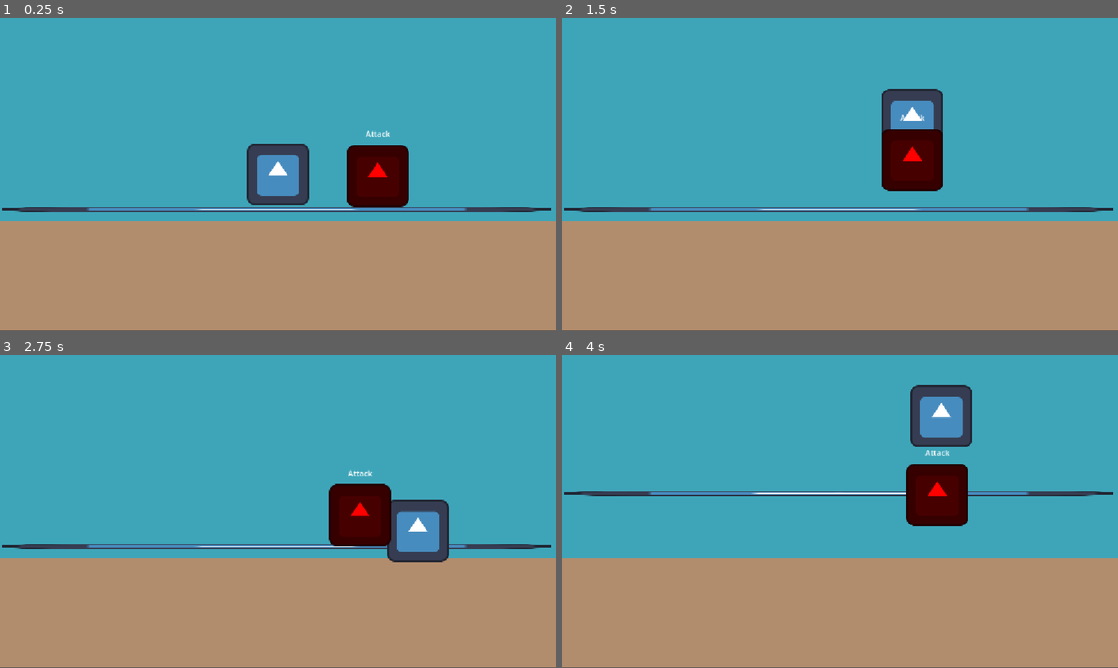
Above: before the commit, frames 1-4 (two rows, left to right).
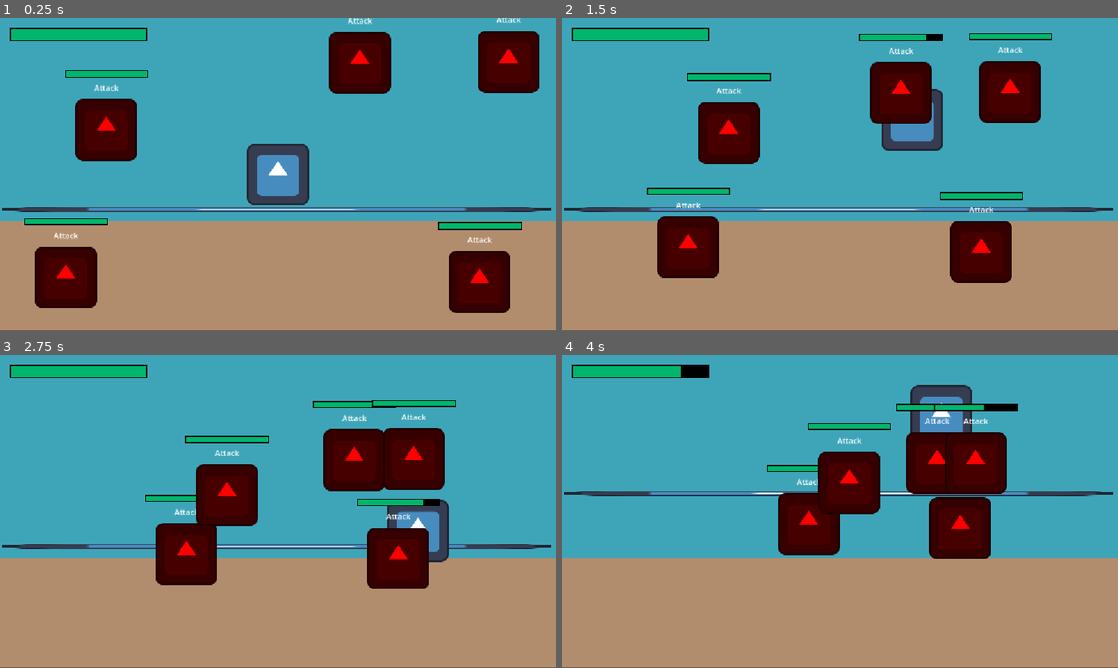
Above: after the commit, the same moments.

Repository: zhang-edward/shrimp-beat-em-up
Game: Godot game, scene res://scenes/Game.tscn
The game is run twice, just before and just after one commit, with the same random seed, the same clock (stepped at 60 frames per second) and the same inputs. The engine's default icon, where the game draws it, is replaced by a stand-in: a white triangle on a blue panel in a dark square.
Inputs:
- Up to frame 1 (0.25 s): no input
- Up to frame 2 (1.5 s): hold Right (move_right) 0.53-1.28 s; tap F (attack, bound only after the commit) at 0.6, 1.35 s; tap Space (jump) at 0.77 s; hold Down (move_down) from 1.28 s (still down)
- Up to frame 3 (2.75 s): tap Space (jump) at 1.52 s; release Down (move_down) at 2.03 s; hold Right (move_right) from 2.03 s (still down); tap F (attack, bound only after the commit) at 2.1 s
- Up to frame 4 (4 s): release Right (move_right) at 2.78 s; hold Up (move_up) 2.78-3.53 s; tap F (attack, bound only after the commit) at 2.85, 3.6 s; tap Space (jump) at 3.02, 3.77 s; hold Left (move_left) from 3.53 s (still down)

The runs differ from the first frame. In frame 1, 16% of the frame differs, in the area x 1-97%, y 0-95%; in frame 2, 16%, in the area x 1-89%, y 3-85%; in frame 3, 15%; in frame 4, 11%.

Commit message:
added hitboxes for player and enemy attacks, basic health

Diff:
--- a/prefab/Enemy.tscn
+++ b/prefab/Enemy.tscn
@@ -6,9 +6,32 @@
 [ext_resource type="Script" uid="uid://bpe5ra7nyt4xn" path="res://scripts/states/AttackState.gd" id="3_mx2wg"]
 [ext_resource type="Script" uid="uid://duq3i13njmcii" path="res://scripts/states/WanderState.gd" id="4_7mgug"]
 [ext_resource type="Script" uid="uid://do8t1vj4ygsrh" path="res://scripts/fsm/DebugStateMachineLabel.gd" id="5_y7302"]
+[ext_resource type="StyleBox" uid="uid://tu5xpycc3rfh" path="res://prefab/styles/healthbar_bg.tres" id="7_jca2b"]
+[ext_resource type="StyleBox" uid="uid://bpb3vlcuriyr1" path="res://prefab/styles/healthbar_fill.tres" id="8_2y5xi"]
+
+[sub_resource type="RectangleShape2D" id="RectangleShape2D_6pmnr"]
+size = Vector2(128, 130)
 
 [node name="Enemy" type="CharacterBody2D" unique_id=1600955621]
+collision_layer = 2
+collision_mask = 0
 script = ExtResource("1_f08wl")
+
+[node name="Healthbar" type="ProgressBar" parent="." unique_id=347754481]
+anchors_preset = 5
+anchor_left = 0.5
+anchor_right = 0.5
+offset_left = -86.0
+offset_top = -123.0
+offset_right = 87.0
+offset_bottom = -108.0
+grow_horizontal = 2
+theme_override_styles/background = ExtResource("7_jca2b")
+theme_override_styles/fill = ExtResource("8_2y5xi")
+max_value = 50.0
+step = 1.0
+value = 50.0
+show_percentage = false
 
 [node name="Sprite2D" type="Sprite2D" parent="." unique_id=172443480]
 modulate = Color(1, 0, 0, 1)
@@ -41,3 +64,6 @@
 vertical_alignment = 1
 script = ExtResource("5_y7302")
 state_machine = NodePath("../StateMachine")
+
+[node name="CollisionShape2D" type="CollisionShape2D" parent="." unique_id=600665596]
+shape = SubResource("RectangleShape2D_6pmnr")
--- a/prefab/Ground.tscn
+++ b/prefab/Ground.tscn
@@ -6,10 +6,7 @@
 [sub_resource type="RectangleShape2D" id="RectangleShape2D_6pmnr"]
 size = Vector2(1139, 9)
 
-[node name="Ground" type="RigidBody2D" unique_id=1608475129]
-gravity_scale = 0.0
-contact_monitor = true
-max_contacts_reported = 1
+[node name="Ground" type="StaticBody2D" unique_id=820026517]
 script = ExtResource("1_k8l07")
 
 [node name="Sprite2D" type="Sprite2D" parent="." unique_id=2004670729]
--- /dev/null
+++ b/prefab/Hitbox.tscn
@@ -0,0 +1,11 @@
+[gd_scene format=3 uid="uid://y3mvpybu4glb"]
+
+[ext_resource type="Script" uid="uid://bi8bgy16nm2yt" path="res://scripts/Hitbox.gd" id="1_i3oj0"]
+
+[node name="Hitbox" type="Area2D" unique_id=1509281958]
+collision_layer = 4
+collision_mask = 3
+script = ExtResource("1_i3oj0")
+
+[node name="CollisionShape2D" type="CollisionShape2D" parent="." unique_id=1233113406]
+debug_color = Color(0.9956812, 0, 0.20904374, 0.41960785)
--- /dev/null
+++ b/prefab/styles/healthbar_bg.tres
@@ -0,0 +1,4 @@
+[gd_resource type="StyleBoxFlat" format=3 uid="uid://tu5xpycc3rfh"]
+
+[resource]
+bg_color = Color(0, 0, 0, 1)
--- /dev/null
+++ b/prefab/styles/healthbar_fill.tres
@@ -0,0 +1,9 @@
+[gd_resource type="StyleBoxFlat" format=3 uid="uid://bpb3vlcuriyr1"]
+
+[resource]
+bg_color = Color(0, 0.7144062, 0.4229535, 1)
+border_width_left = 2
+border_width_top = 2
+border_width_right = 2
+border_width_bottom = 2
+border_color = Color(0, 0, 0, 1)
--- a/project.godot
+++ b/project.godot
@@ -51,6 +51,11 @@
 "events": [Object(InputEventKey,"resource_local_to_scene":false,"resource_name":"","device":-1,"window_id":0,"alt_press …(191 unchanged characters)…
 ]
 }
+attack={
+"deadzone": 0.2,
+"events": [Object(InputEventKey,"resource_local_to_scene":false,"resource_name":"","device":-1,"window_id":0,"alt_pressed":false,"shift_pressed":false,"ctrl_pressed":false,"meta_pressed":false,"pressed":false,"keycode":0,"physical_keycode":70,"key_label":0,"unicode":102,"location":0,"echo":false,"script":null)
+]
+}
 
 [physics]
 
--- a/scenes/Game.tscn
+++ b/scenes/Game.tscn
@@ -2,12 +2,27 @@
 
 [ext_resource type="Script" uid="uid://bq5fj1twsn5vc" path="res://scripts/Game.gd" id="1_ibkli"]
 [ext_resource type="PackedScene" uid="uid://u157y7k8bimf" path="res://prefab/Ground.tscn" id="2_cpr0p"]
+[ext_resource type="StyleBox" uid="uid://tu5xpycc3rfh" path="res://prefab/styles/healthbar_bg.tres" id="2_kiw3p"]
 [ext_resource type="PackedScene" uid="uid://cyj1qui0kg5gk" path="res://prefab/Player.tscn" id="2_qbsmt"]
+[ext_resource type="StyleBox" uid="uid://bpb3vlcuriyr1" path="res://prefab/styles/healthbar_fill.tres" id="3_400sg"]
 [ext_resource type="PackedScene" uid="uid://s4vk1a005tvq" path="res://prefab/Enemy.tscn" id="4_78awf"]
 [ext_resource type="Script" uid="uid://d3ewt73qfqtdc" path="res://scenes/EnemyManager.gd" id="5_s0nni"]
 
 [node name="Game" type="Node2D" unique_id=67653856]
 script = ExtResource("1_ibkli")
+
+[node name="CanvasLayer" type="CanvasLayer" parent="." unique_id=1452419952]
+
+[node name="Healthbar" type="ProgressBar" parent="CanvasLayer" unique_id=1146778923]
+offset_left = 20.0
+offset_top = 20.0
+offset_right = 304.0
+offset_bottom = 47.0
+theme_override_styles/background = ExtResource("2_kiw3p")
+theme_override_styles/fill = ExtResource("3_400sg")
+step = 1.0
+value = 100.0
+show_percentage = false
 
 [node name="BG" type="Node2D" parent="." unique_id=1544554596]
 
@@ -27,11 +42,28 @@
 
 [node name="Ground" parent="." unique_id=1608475129 instance=ExtResource("2_cpr0p")]
 
-[node name="Player" parent="." unique_id=1699568361 node_paths=PackedStringArray("ground_ref") instance=ExtResource("2_qbsmt")]
+[node name="Player" parent="." unique_id=1699568361 node_paths=PackedStringArray("healthbar", "ground_ref") instance=ExtResource("2_qbsmt")]
+healthbar = NodePath("../CanvasLayer/Healthbar")
 ground_ref = NodePath("../Ground")
 
 [node name="Enemy" parent="." unique_id=1600955621 node_paths=PackedStringArray("playerRef") instance=ExtResource("4_78awf")]
-position = Vector2(230, 3)
+position = Vector2(441, 234)
+playerRef = NodePath("../Player")
+
+[node name="Enemy2" parent="." unique_id=174174259 node_paths=PackedStringArray("playerRef") instance=ExtResource("4_78awf")]
+position = Vector2(193, -243)
+playerRef = NodePath("../Player")
+
+[node name="Enemy3" parent="." unique_id=385568390 node_paths=PackedStringArray("playerRef") instance=ExtResource("4_78awf")]
+position = Vector2(-463, 225)
+playerRef = NodePath("../Player")
+
+[node name="Enemy4" parent="." unique_id=1204473853 node_paths=PackedStringArray("playerRef") instance=ExtResource("4_78awf")]
+position = Vector2(501, -245)
+playerRef = NodePath("../Player")
+
+[node name="Enemy5" parent="." unique_id=1701584890 node_paths=PackedStringArray("playerRef") instance=ExtResource("4_78awf")]
+position = Vector2(-379, -104)
 playerRef = NodePath("../Player")
 
 [node name="Camera2D" type="Camera2D" parent="." unique_id=983189321]
--- a/scripts/Enemy.gd
+++ b/scripts/Enemy.gd
@@ -2,8 +2,10 @@
 extends CharacterBody2D
 
 @export var move_speed := 100.0
+@export var playerRef: Player
+@onready var sprite = $Sprite2D
+@onready var healthbar: ProgressBar = $Healthbar
 
-@export var playerRef: Player
 var gravity = ProjectSettings.get_setting("physics/2d/default_gravity")
 var absolute_velocity := Vector2.ZERO
 
@@ -16,3 +18,8 @@
 func _physics_process(delta: float) -> void:
 	velocity = MovementUtils.scale_velocity(absolute_velocity)
 	move_and_slide()
+
+func damage(amount: int):
+	healthbar.value -= amount
+	if healthbar.value == 0:
+		queue_free()
--- a/scripts/Ground.gd
+++ b/scripts/Ground.gd
@@ -1,5 +1,5 @@
 class_name Ground
-extends RigidBody2D
+extends StaticBody2D
 
 @onready var collision_shape = $CollisionShape2D as CollisionShape2D
 
--- /dev/null
+++ b/scripts/Hitbox.gd
@@ -0,0 +1,39 @@
+class_name Hitbox
+extends Area2D
+
+enum CollideableTypes {Player, Enemy}
+
+var _life_timer := 0.5;
+# Dictionary used as hash set, with dummy values (true) for each key
+var _collision_exceptions := {}
+var _collide_with: CollideableTypes = CollideableTypes.Enemy
+var _damage: int
+
+@onready var _collision_shape: CollisionShape2D = $CollisionShape2D
+
+func init(pos: Vector2, size: Vector2, lifetime: float, collide_with: CollideableTypes, damage: int):
+	position = pos
+	_collide_with = collide_with
+	_collision_shape.shape = RectangleShape2D.new()
+	_collision_shape.shape.size = size
+	_life_timer = lifetime
+	_damage = damage
+	body_entered.connect(_handle_body_entered)
+
+func _process(delta):
+	_life_timer -= delta
+	if _life_timer <= 0:
+		queue_free()
+
+func _handle_body_entered(body: Node2D):
+	if _collision_exceptions.has(body):
+		return
+	else:
+		_collision_exceptions[body] = true
+
+	if _collide_with == CollideableTypes.Player and body is Player:
+		var player = body as Player
+		player.damage(_damage)
+	if _collide_with == CollideableTypes.Enemy and body is Enemy:
+		var enemy = body as Enemy
+		enemy.damage(_damage)
--- a/scripts/Player.gd
+++ b/scripts/Player.gd
@@ -5,15 +5,29 @@
 const JUMP_VELOCITY = 500
 var is_jumping = false
 
+@onready var sprite = $Sprite2D
+
+@export var healthbar: ProgressBar
 @export var ground_ref: Ground
+@export var hitbox_scene: PackedScene = preload("res://prefab/Hitbox.tscn")
+
 var gravity = ProjectSettings.get_setting("physics/2d/default_gravity")
 
 func _ready() -> void:
 	pass
 
+func _process(delta: float) -> void:
+	if Input.is_action_just_pressed("attack"):
+		var hitbox = hitbox_scene.instantiate()
+		add_child(hitbox)
+		var hitbox_offset = Vector2(-50, 0) if sprite.flip_h else Vector2(50, 0)
+		hitbox.init(hitbox_offset, Vector2(64, 64), 0.25, Hitbox.CollideableTypes.Enemy, 10)
+
 func _physics_process(delta: float) -> void:
 	var direction_x = Input.get_axis("move_left", "move_right")
 	velocity = Vector2(direction_x * speed, velocity.y)
+	if direction_x != 0:
+		sprite.flip_h = direction_x < 0
 	if is_jumping:
 		if get_slide_collision_count() > 0:
 			is_jumping = false
@@ -33,3 +47,6 @@
 			ground_ref.collision_shape.set_deferred("disabled", true)
 			velocity = Vector2(velocity.x, direction_y * speed)
 	move_and_slide()
+
+func damage(amount: int):
+	healthbar.value -= amount
--- a/scripts/states/AttackState.gd
+++ b/scripts/states/AttackState.gd
@@ -7,6 +7,7 @@
 const ATTACK_COOLDOWN_SECONDS := 1.0
 const STATE_DURATION_SECONDS := 10.0
 
+@export var hitbox_scene: PackedScene = preload("res://prefab/Hitbox.tscn")
 @export var nextState: State
 
 var state_timer := 0.0 # Timer to track how long the enemy has been in the current state
@@ -23,6 +24,9 @@
 		if abs(player.global_position.x - enemy.global_position.x) > ATTACK_RANGE_X \
 		else 0.0
 
+	if enemy.absolute_velocity.x != 0:
+		enemy.sprite.flip_h = enemy.absolute_velocity.x < 0
+
 	enemy.absolute_velocity.y = sign(player.global_position.y - enemy.global_position.y) * enemy.move_speed \
 		if abs(player.global_position.y - enemy.global_position.y) > ATTACK_RANGE_Y \
 		else 0.0
@@ -33,7 +37,10 @@
 		# Attack player
 		if attack_timer <= 0.0:
 			attack_timer = ATTACK_COOLDOWN_SECONDS
-			print(enemy, " attacking player!")
+			var hitbox = hitbox_scene.instantiate()
+			enemy.add_child(hitbox)
+			var hitbox_offset = Vector2(-50, 0) if enemy.sprite.flip_h else Vector2(50, 0)
+			hitbox.init(hitbox_offset, Vector2(64, 64), 0.25, Hitbox.CollideableTypes.Player, 10)
 		else:
 			attack_timer -= _delta
 
Not shown, added: scripts/Hitbox.gd.uid
